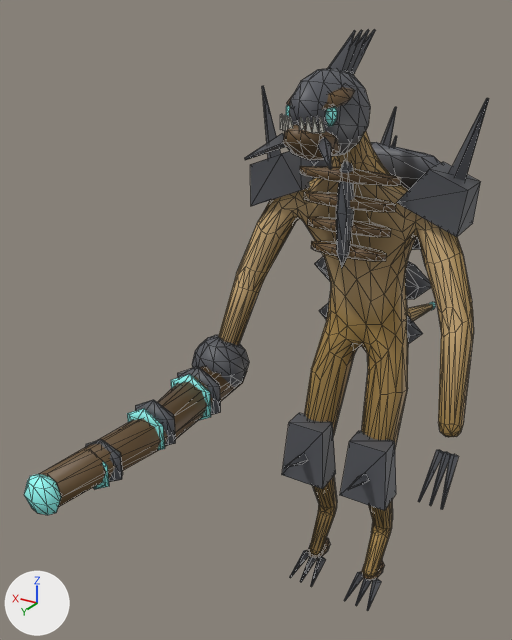
The glTF model godot/assets/models/foes/vael_hunter.glb as it was, and as the next commit left it.
Rendered twice from a 50 mm lens placed at (-1.0, 2.57, 2.43), pointed at (0.33, 0.34, 1.32). The lights are fixed; the arrows at lower left show +X, +Y and +Z. The picture after the commit comes second. Mesh edges are drawn as thin lines. Vertices at exactly the same position are counted once.

Script lines for the objects in view, before the commit:
```python
me_vael_hunter = bpy.data.meshes.new('vael_hunter')
me_vael_hunter.from_pydata(...)  # 1868 vertices, 3490 faces; spans x -0.53..0.61, y -0.95..1.4, z 0.0..2.39
me_vael_hunter.materials.append(mat_defaultmaterial)
ob_vael_hunter_mesh = bpy.data.objects.new('vael_hunter_mesh', me_vael_hunter)
ob_vael_hunter_mesh.location = (0.0, 0.0, 0.0)
```
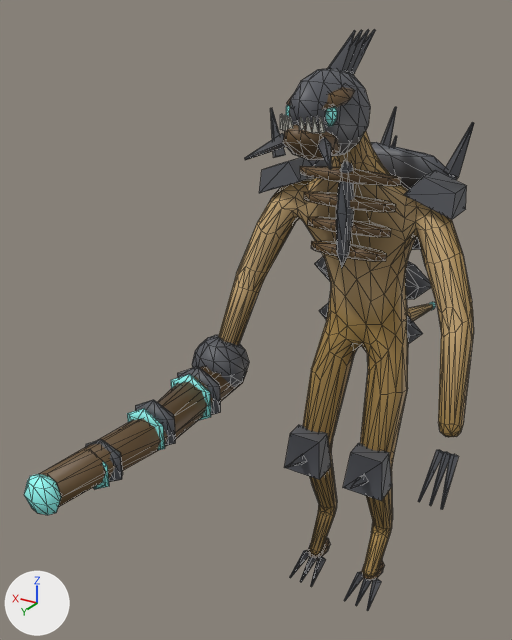
Where the change shows, as pixel boxes [x1, y1, x2, y2] in the pictures (512 x 640 px; the box of a moved part takes in the faces that stretch with it):
'vael_hunter_mesh', reshaped
    before: [24, 29, 489, 611]
    after: [24, 29, 474, 611]
part 1 of me_vael_hunter, moved or reshaped
    before: [450, 98, 489, 181]
    after: [443, 122, 474, 178]
part 2 of me_vael_hunter, moved or reshaped
    before: [262, 86, 281, 158]
    after: [270, 108, 286, 158]
part 3 of me_vael_hunter, moved or reshaped
    before: [340, 431, 396, 511]
    after: [343, 443, 392, 501]
part 4 of me_vael_hunter, moved or reshaped
    before: [348, 473, 370, 490]
    after: [350, 474, 369, 489]
part 5 of me_vael_hunter, moved or reshaped
    before: [282, 413, 336, 489]
    after: [284, 425, 331, 480]
part 6 of me_vael_hunter, moved or reshaped
    before: [284, 453, 308, 468]
    after: [288, 454, 307, 467]
part 7 of me_vael_hunter, moved or reshaped
    before: [250, 151, 481, 237]
    after: [259, 157, 467, 220]
part 8 of me_vael_hunter, recoloured
    before: [250, 88, 489, 517]
    after: [257, 116, 474, 517]

The change, as a diff of the scene's bpy script:
```diff
--- a/godot/assets/models/foes/vael_hunter.glb.py
+++ b/godot/assets/models/foes/vael_hunter.glb.py
@@ me_vael_hunter @@
 me_vael_hunter.from_pydata(...)  # 1868 vertices, 3490 faces; spans x -0.53..0.61, y -0.95..1.4, z 0.0..2.39
-me_vael_hunter.vertices[1034].co = (-0.4, 0.07, 1.75)  # pixel (472, 223)
-me_vael_hunter.vertices[1035].co = (-0.4, 0.27, 1.75)  # pixel (456, 237)
-me_vael_hunter.vertices[1036].co = (-0.18, 0.27, 1.84)  # pixel (396, 202)
-me_vael_hunter.vertices[1037].co = (-0.18, 0.07, 1.84)
-me_vael_hunter.vertices[1038].co = (-0.42, 0.09, 1.91)  # pixel (480, 181)
-me_vael_hunter.vertices[1039].co = (-0.28, 0.09, 1.96)  # pixel (443, 161)
-me_vael_hunter.vertices[1040].co = (-0.28, 0.25, 1.96)  # pixel (429, 169)
-me_vael_hunter.vertices[1041].co = (-0.42, 0.25, 1.91)  # pixel (468, 190)
-me_vael_hunter.vertices[1082].co = (0.18, 0.07, 1.84)
-me_vael_hunter.vertices[1083].co = (0.18, 0.27, 1.84)  # pixel (301, 190)
-me_vael_hunter.vertices[1084].co = (0.4, 0.27, 1.75)  # pixel (250, 206)
-me_vael_hunter.vertices[1085].co = (0.4, 0.07, 1.75)
-me_vael_hunter.vertices[1086].co = (0.28, 0.09, 1.96)
-me_vael_hunter.vertices[1087].co = (0.42, 0.09, 1.91)
-me_vael_hunter.vertices[1088].co = (0.42, 0.25, 1.91)  # pixel (250, 164)
-me_vael_hunter.vertices[1089].co = (0.28, 0.25, 1.96)  # pixel (281, 153)
+# me_vael_hunter part 1: the loose piece of 10 vertices spanning x -0.42..-0.32, y 0.14..0.2, z 1.91..2.19 is scaled about its middle by (0.748, 0.915, 0.647), then moved by (0.02, 0.0, -0.03)
+# me_vael_hunter part 2: the loose piece of 10 vertices spanning x 0.32..0.42, y 0.14..0.2, z 1.91..2.19 is scaled about its middle by (0.748, 0.915, 0.647), then moved by (-0.02, 0.0, -0.03)
+# me_vael_hunter part 3: the loose piece of 8 vertices spanning x -0.24..-0.04, y 0.15..0.28, z 0.57..0.84 is scaled about its middle by (0.857, 0.857, 0.649), then moved by (0.0, 0.01, 0.0)
+# me_vael_hunter part 4: the loose piece of 10 vertices spanning x -0.17..-0.11, y 0.27..0.44, z 0.67..0.75 is scaled about its middle by (0.925, 0.765, 0.779), then moved by (0.0, -0.01, 0.0)
+# me_vael_hunter part 5: the loose piece of 8 vertices spanning x 0.04..0.24, y 0.15..0.28, z 0.57..0.84 is scaled about its middle by (0.857, 0.857, 0.649), then moved by (0.0, 0.01, 0.0)
+# me_vael_hunter part 6: the loose piece of 10 vertices spanning x 0.11..0.17, y 0.27..0.44, z 0.67..0.75 is scaled about its middle by (0.925, 0.765, 0.779), then moved by (0.0, -0.01, 0.0)
+# me_vael_hunter part 7
+me_vael_hunter.vertices[1034].co = (-0.37, 0.09, 1.8)  # pixel (465, 209)
+me_vael_hunter.vertices[1035].co = (-0.37, 0.25, 1.8)  # pixel (451, 219)
+me_vael_hunter.vertices[1036].co = (-0.2, 0.25, 1.87)  # pixel (403, 194)
+me_vael_hunter.vertices[1037].co = (-0.2, 0.09, 1.87)
+me_vael_hunter.vertices[1038].co = (-0.37, 0.11, 1.89)  # pixel (466, 185)
+me_vael_hunter.vertices[1039].co = (-0.26, 0.11, 1.93)  # pixel (435, 170)
+me_vael_hunter.vertices[1040].co = (-0.26, 0.23, 1.93)  # pixel (423, 176)
+me_vael_hunter.vertices[1041].co = (-0.37, 0.23, 1.89)  # pixel (455, 193)
+me_vael_hunter.vertices[1082].co = (0.2, 0.09, 1.87)
+me_vael_hunter.vertices[1083].co = (0.2, 0.25, 1.87)  # pixel (299, 181)
+me_vael_hunter.vertices[1084].co = (0.37, 0.25, 1.8)  # pixel (259, 193)
+me_vael_hunter.vertices[1085].co = (0.37, 0.09, 1.8)
+me_vael_hunter.vertices[1086].co = (0.26, 0.11, 1.93)
+me_vael_hunter.vertices[1087].co = (0.37, 0.11, 1.89)  # pixel (278, 164)
+me_vael_hunter.vertices[1088].co = (0.37, 0.23, 1.89)  # pixel (261, 169)
+me_vael_hunter.vertices[1089].co = (0.26, 0.23, 1.93)  # pixel (288, 161)
+# me_vael_hunter part 8: 244 kept faces spanning x -0.41..0.41, y -0.02..0.28, z 0.25..2.11 get new vertex colours; the middle colour goes from brown #a18147 to brown #a6854a
 me_vael_hunter.materials.append(mat_defaultmaterial)
```
